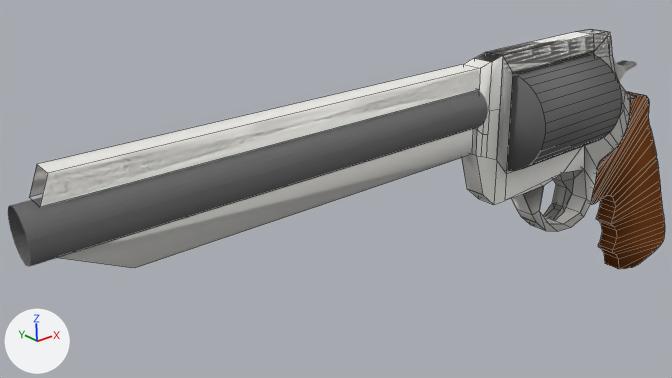
What one commit did to the Blender file Magnum460.blend.
One viewpoint serves both versions: the file's camera 'Camera'. The axes (+X, +Y, +Z) are drawn at lower left. The lights are the same throughout. Mesh edges are drawn as thin lines on the coarser meshes.
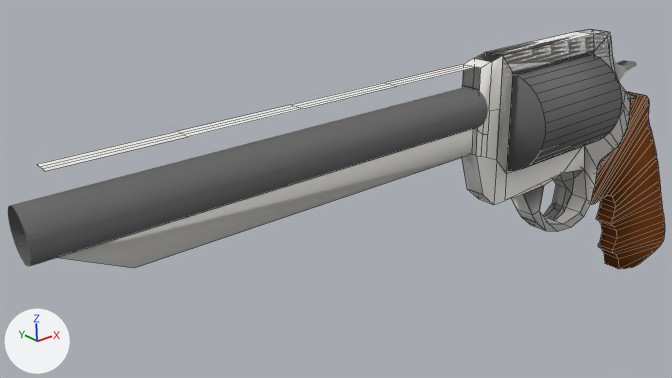
The change, as JSON lines over the scene's bpy script:
```json
{"block": "me_cube_004", "where": "# used by ob_cube_003; location = (3.515, -0.064, 0.867); scale = (0.0188, 0.0188, 0.0188)"}
{"op": "remove", "block": "me_cube_004", "code": "me_cube_004.from_pydata(...)  # 412 vertices, 308 faces, 9 loose edges; spans x -442.0..2.0, y -1.0..13.0, z -89.0..56.0"}
{"op": "add", "block": "me_cube_004", "code": "me_cube_004.from_pydata(...)  # 405 vertices, 308 faces, 3 loose edges; spans x -439.0..2.0, y -1.0..13.0, z -89.0..56.0"}
{"block": "me_cube_004", "change": "me_cube_004 part 1"}
{"block": "me_cube_004", "change": "25 vertices are removed from x -442.0..-436.0, y -1.0..13.0, z 39.0..52.0"}
{"block": "me_cube_004", "change": "13 faces are deleted"}
{"block": "me_cube_004", "change": "8 loose edges are deleted"}
{"block": "me_cube_004", "change": "10 vertices are added at x -436.0..-179.0, y 2.0..9.0, z 52.0"}
{"block": "me_cube_004", "change": "8 new vertices lie (0.0, 4.0, 0.0) away from vertices in x -436.0..-179.0, y 2.0..9.0, z 52.0"}
{"block": "me_cube_004", "change": "2 loose edges are added"}
{"block": "me_cube_004", "change": "13 new faces join them"}
```

Pixel boxes [x1, y1, x2, y2] of what changed, in the pictures (672 x 378 px; the box of a moved part takes in the faces that stretch with it):
```json
{"object": "Cube.003", "change": "reshaped", "before": [29, 32, 611, 268], "after": [37, 32, 611, 268]}
{"part": 1, "of": "me_cube_004", "change": "moved or reshaped", "before": [29, 58, 490, 207], "after": [37, 58, 490, 171]}
```
